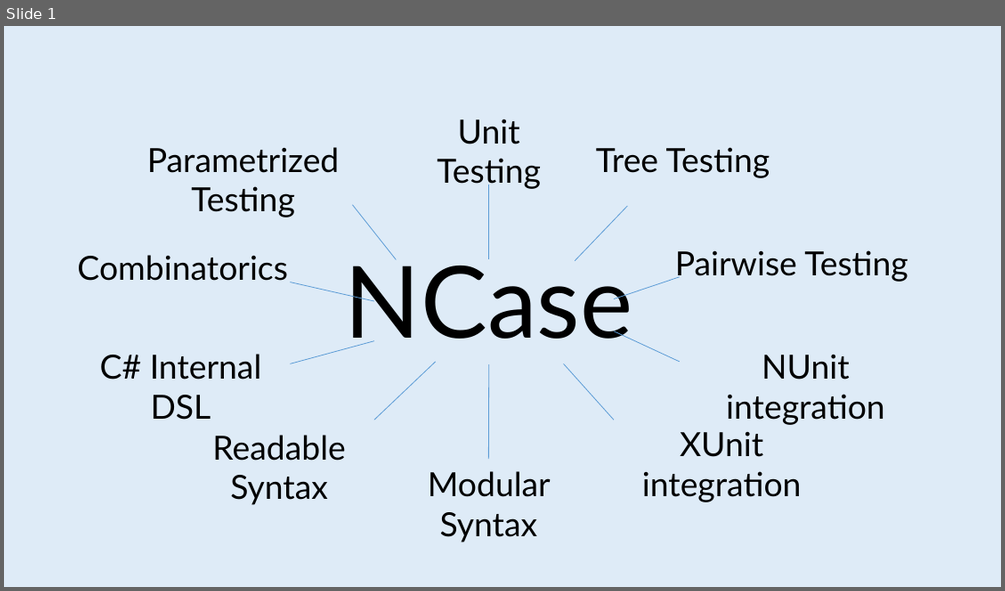
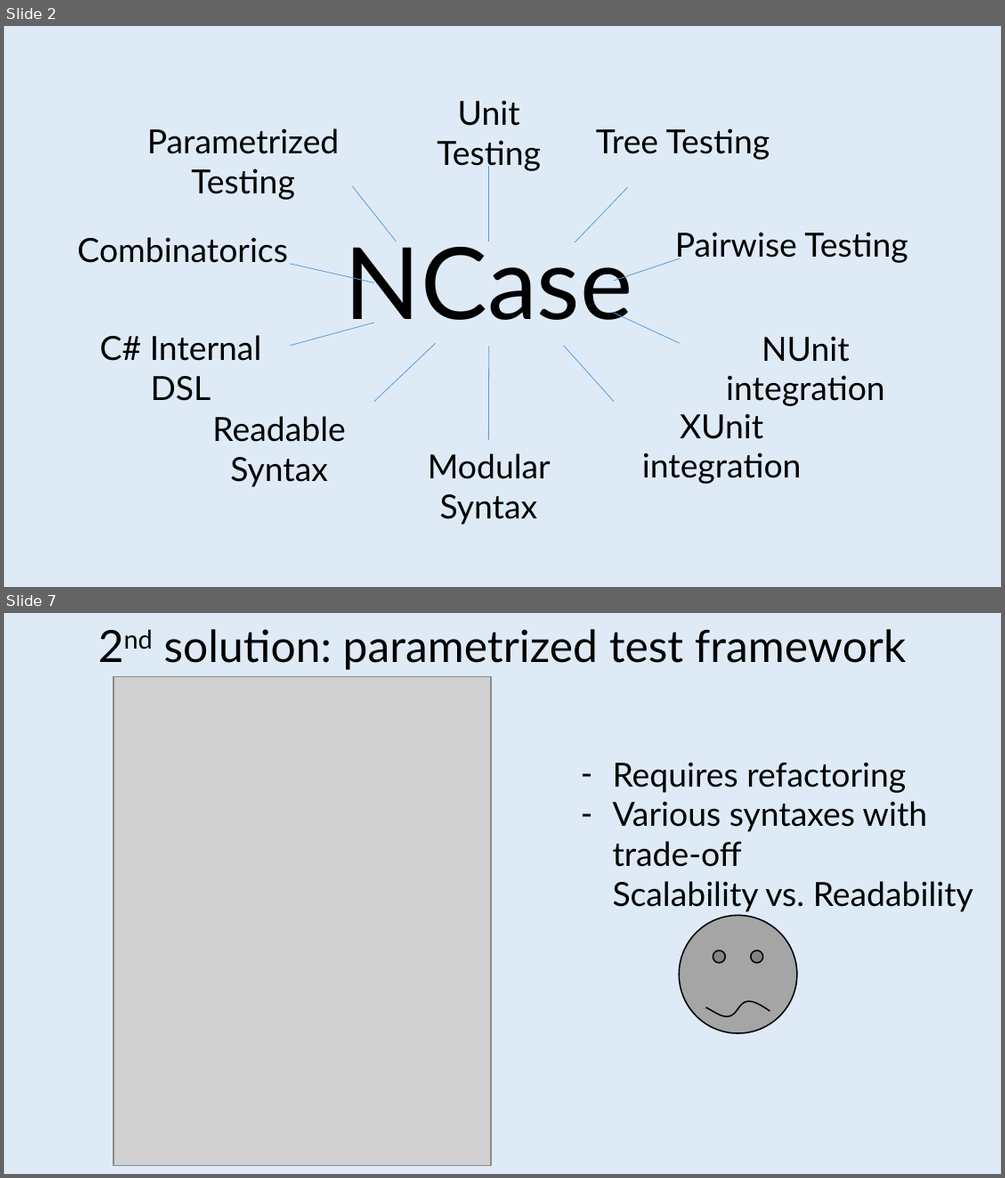
Before and after one commit to jeromerg/NCase, a slide deck: src/Documentation/Slides/Slides.pptx. Shown one above the other, each under a label of ours: slide 1 before the commit, slides 2 and 7 after it; the slides between them are not shown. The pictures are 1005x591 and 1005x1178 pixels, drawn with LibreOffice and Linux fonts; fonts in the diff are those of the drawing; grey boxes stand for pictures. Boxes give left, top, right and bottom in pixels: in the first picture for what was removed or moved away, otherwise in the second. Text is boxed around its words. In the diff, an @@ line names an element or a change of style, - is before the commit and + after.

```diff
--- a/src/Documentation/Slides/Slides.pptx
+++ b/src/Documentation/Slides/Slides.pptx
@@ slide 7 added at (x1=4, y1=613, x2=1001, y2=1174), background #DEEBF7 @@
@@ text added at (x1=164, y1=629, x2=906, y2=670), 32 pt, text #000000 @@
+2nd solution: parametrized test framework
@@ picture added at (x1=113, y1=677, x2=492, y2=1165) @@
@@ text added at (x1=613, y1=762, x2=973, y2=912), 24 pt, text #000000 @@
+– Requires refactoring
+– Various syntaxes with trade-off
+  Scalability vs. Readability
@@ freeform shape added at (x1=679, y1=915, x2=796, y2=1033), fill #A5A5A5, outline #000000 1 pt @@
@@ what was slide 1 is now slide 2 @@
@@ slide 2 changed as well @@
@@ 11 texts, 10 lines moved together from (x1=77, y1=119, x2=908, y2=542) to (x1=77, y1=100, x2=908, y2=524) @@
```
Also in this commit, not shown: 8 other slides changed, 9 other slides added, 6 slides removed, 2 other files.
